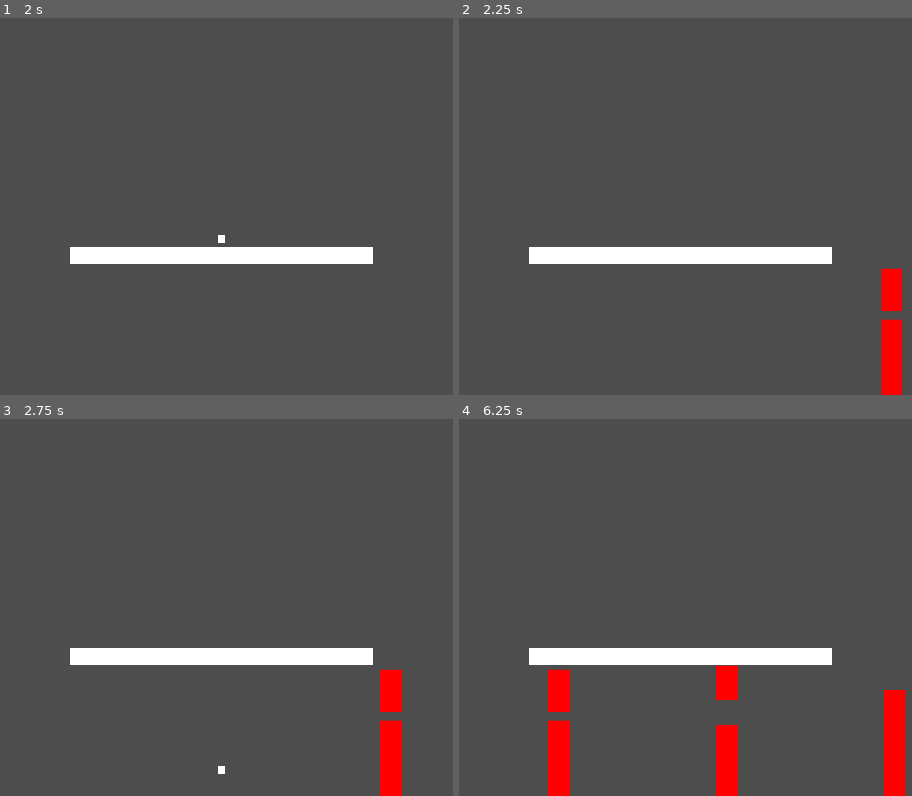
Above: before the commit, frames 1-4 (two rows, left to right).
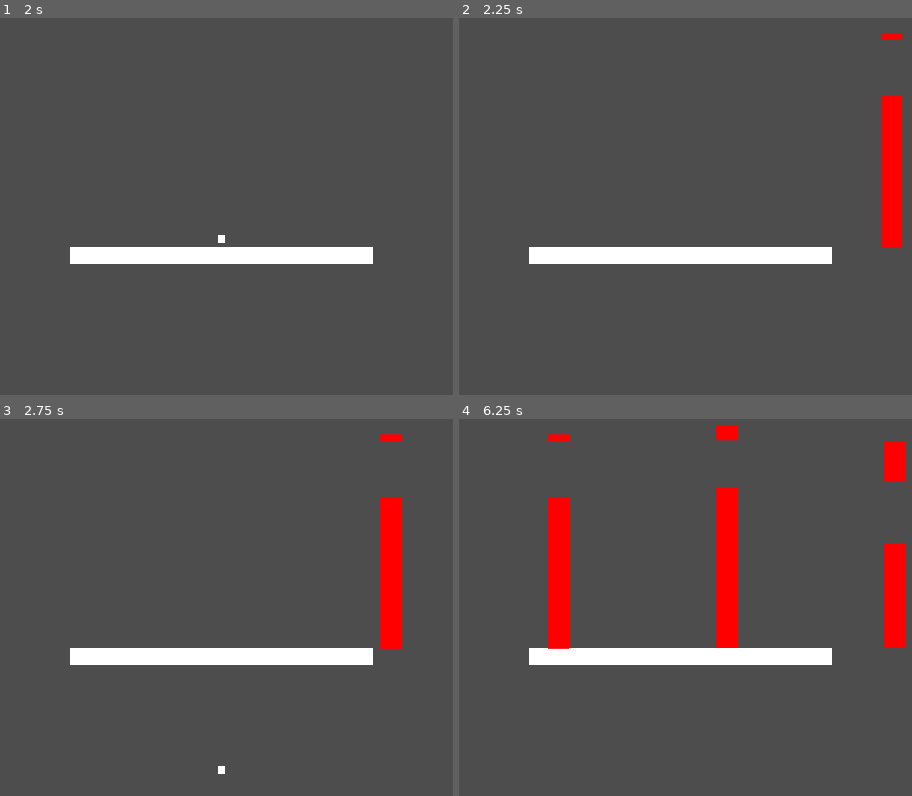
Above: after the commit, the same moments.

Repository: tmoss0/Flappy-Bird
Game: Godot game, scene res://level/game.tscn
Same seed, same stepped clock (60 frames per second), same inputs: the game is played once before the commit and once after it.
Inputs:
- Up to frame 1 (2 s): tap Enter at 0.5 s; tap Space (jump) at 0.77, 1.25, 1.52 s
- Up to frame 2 (2.25 s): tap Enter at 2 s
- Up to frame 3 (2.75 s): no input
- Up to frame 4 (6.25 s): tap Space (jump) at 3.02, 3.77, 4.52, 6.02 s

Frame 1 is identical in both runs. In frame 2, 3.6% of the frame differs, in the area x 92-98%, y 3-100%; in frame 3, 3.4%; in frame 4, 10%, in the area x 19-99%, y 1-100%.

Commit message:
Add signals, better wall generation

Diff:
--- a/character/character.gd
+++ b/character/character.gd
@@ -18,8 +18,12 @@
 		jump_timer = JUMP_COOLDOWN
 		print("JUMP")
 
+	for i in get_slide_collision_count():
+		var collision = get_slide_collision(i)
+		print("Character colliding with: ", collision.get_collider().name)
+
 	move_and_slide()
 
 func _on_platform_body_entered(body: Node2D) -> void:
 	if(body.name == "Character"):
-		print("Game over!")
+		print("Game over, collision with bottom platform!")
--- a/character/character.tscn
+++ b/character/character.tscn
@@ -1,20 +1,20 @@
-[gd_scene load_steps=3 format=3 uid="uid://bkbpongblajc4"]
+[gd_scene format=3 uid="uid://bkbpongblajc4"]
 
 [ext_resource type="Script" uid="uid://bq0xamrlsc0ed" path="res://character/character.gd" id="1_yf0e5"]
 
 [sub_resource type="RectangleShape2D" id="RectangleShape2D_yf0e5"]
 size = Vector2(20, 21)
 
-[node name="Character" type="CharacterBody2D"]
+[node name="Character" type="CharacterBody2D" unique_id=484542194]
 collision_mask = 2
 script = ExtResource("1_yf0e5")
 JUMP_VELOCITY = 0.0
 
-[node name="CollisionShape2D" type="CollisionShape2D" parent="."]
+[node name="CollisionShape2D" type="CollisionShape2D" parent="." unique_id=298960566]
 position = Vector2(0, 0.5)
 shape = SubResource("RectangleShape2D_yf0e5")
 
-[node name="ColorRect" type="ColorRect" parent="."]
+[node name="ColorRect" type="ColorRect" parent="." unique_id=1296941065]
 offset_left = -9.0
 offset_top = -9.0
 offset_right = 31.909313
--- a/level/game.gd
+++ b/level/game.gd
@@ -16,5 +16,11 @@
 	print("Wall spawned")
 	var wall = wall_scene.instantiate()
 	wall.position = wall_spawner.position
+	wall.wall_hit.connect(_on_wall_hit)
+
 	add_child(wall)
 	print("Wall added at ", wall.position)
+
+func _on_wall_hit():
+	print("Wall collision detected in game script!")
+	print("Game over, collision with wall!")
--- a/level/game.tscn
+++ b/level/game.tscn
@@ -1,22 +1,22 @@
-[gd_scene load_steps=4 format=3 uid="uid://m7jq3rsjcfwa"]
+[gd_scene format=3 uid="uid://m7jq3rsjcfwa"]
 
 [ext_resource type="Script" uid="uid://i20i7fnja5di" path="res://level/game.gd" id="1_bk1rt"]
 [ext_resource type="PackedScene" uid="uid://bkbpongblajc4" path="res://character/character.tscn" id="1_vu7ft"]
 [ext_resource type="PackedScene" uid="uid://tq8c0olq45ku" path="res://level/platform.tscn" id="2_hjeur"]
 
-[node name="Level" type="Node2D"]
+[node name="Level" type="Node2D" unique_id=1547793813]
 script = ExtResource("1_bk1rt")
 
-[node name="Character" parent="." instance=ExtResource("1_vu7ft")]
+[node name="Character" parent="." unique_id=1181129671 instance=ExtResource("1_vu7ft")]
 position = Vector2(0, -200)
 JUMP_VELOCITY = -400.0
 
-[node name="Camera2D" type="Camera2D" parent="."]
+[node name="Camera2D" type="Camera2D" parent="." unique_id=1321733738]
 position = Vector2(0, -185)
 
-[node name="Platform" parent="." instance=ExtResource("2_hjeur")]
+[node name="Platform" parent="." unique_id=813539717 instance=ExtResource("2_hjeur")]
 
-[node name="WallSpawner" type="Node2D" parent="."]
+[node name="WallSpawner" type="Node2D" parent="." unique_id=1016154243]
 unique_name_in_owner = true
 position = Vector2(553, 0)
 
--- a/level/walls.gd
+++ b/level/walls.gd
@@ -1,12 +1,17 @@
 extends Node2D
 
+signal wall_hit
+
 @export var debugging = true
-@export var delete_wall_position = -500
+@export var delete_wall_position = -500.0
 @export var wall_width := 200.0
 @export var gap_size := 150.0
+@export var wall_y_bottom_position := -100.0
+@export var wall_y_top_position := -500.0
 @export var wall_thickness := 50.0
 @export var screen_height := 600.0
 @export var scroll_speed := 200.0
+var half_gap = gap_size / 2
 
 func _ready() -> void:
 	print("Wall Create Function called")
@@ -19,60 +24,72 @@
 		queue_free()
 
 func create_wall() -> void:
-	# Top Gap
-	# Top bar + half of gap size to create top por
-	var half_gap = gap_size / 2
-	var min_gap_y = half_gap + 50
-	var max_gap_y = screen_height - half_gap - 50
-	var gap_center_y = randf_range(min_gap_y, max_gap_y)
+	var wall_gap_location = randf_range(wall_y_top_position, wall_y_bottom_position)
 	if(debugging):
-		print("Half Gap: ", half_gap)
-		print("Min Gap Y: ", min_gap_y)
-		print("Max Gap Y: ", max_gap_y)
-		print("Gap Center Y: ", gap_center_y)
+		print("Wall gap location: ", wall_gap_location)
+		print("Half gap: ", half_gap)
 
-	# Top wall section
-	var top_wall = StaticBody2D.new()
-	var top_collision = CollisionShape2D.new()
-	var top_shape = RectangleShape2D.new()
+	# Create bottom wall (from y=0 going up to gap start)
+	var bottom_wall_top = wall_gap_location + half_gap
+	var bottom_wall_height = abs(bottom_wall_top - 0)
+	var bottom_wall_position = Vector2(0, bottom_wall_top / 2)
+	if(debugging):
+		print("Bottom wall - Height: ", bottom_wall_height, " Position: ", bottom_wall_position, " Top: ", bottom_wall_top)
+	create_wall_segment(bottom_wall_height, bottom_wall_position)
 
-	var top_height = gap_center_y - half_gap
-	var top_y_position = top_height / 2
-	top_shape.size = Vector2(wall_thickness, top_height)
-	top_collision.shape = top_shape
-	top_collision.position = Vector2(0, top_y_position)
+	# Create top wall (from gap end going up to wall_y_top_position)
+	var top_wall_bottom = wall_gap_location - half_gap
+	var top_wall_height = abs(wall_y_top_position - top_wall_bottom)
+	var top_wall_position = Vector2(0, (top_wall_bottom + wall_y_top_position) / 2)
 	if(debugging):
-		print("Top Height: ", top_height)
-		print("Top Y Position: ", top_y_position)
+		print("Top wall - Height: ", top_wall_height, " Position: ", top_wall_position, " Bottom: ", top_wall_bottom)
+	create_wall_segment(top_wall_height, top_wall_position)
 
-	top_wall.add_child(top_collision)
-	add_child(top_wall)
+func create_wall_segment(height: float, wall_position: Vector2) -> void:
+	var wall = generate_wall()
+	var size = Vector2(wall_thickness, height)
 
-	# Bottom wall section
-	var bottom_wall = StaticBody2D.new()
-	var bottom_collision = CollisionShape2D.new()
-	var bottom_shape = RectangleShape2D.new()
+	# Set the wall's position
+	wall.position = wall_position
 
-	var bottom_start_y = gap_center_y + half_gap
-	var bottom_height = screen_height - bottom_start_y
-	var bottom_y_position = bottom_start_y + (bottom_height / 2)
-	bottom_shape.size = Vector2(wall_thickness, bottom_height)
-	bottom_collision.shape = bottom_shape
-	bottom_collision.position = Vector2(0, bottom_y_position)
+	# Set collision shape size
+	var collision = wall.get_child(0) as CollisionShape2D
+	(collision.shape as RectangleShape2D).size = size
+
 	if(debugging):
-		print("Top Height: ", bottom_start_y)
-		print("Top Y Position", bottom_height)
-		print("Bottom Position Y", bottom_y_position)
+		var result = wall.body_entered.connect(_on_wall_body_entered)
+		print("Signal connection result: ", result, " (0 = OK)")
+		print("Wall Area2D position: ", wall.global_position)
+		print("Collision shape size: ", (collision.shape as RectangleShape2D).size)
 
-	bottom_wall.add_child(bottom_collision)
-	add_child(bottom_wall)
+	add_visual(wall, size)
+	add_child(wall)
 
-	add_visual(top_wall, Vector2(wall_thickness, top_height), Vector2(0, top_height))
-	add_visual(bottom_wall, Vector2(wall_thickness, bottom_height), Vector2(0, bottom_height))
+func generate_wall() -> Node2D:
+	var wall = Area2D.new()
+	var collision = CollisionShape2D.new()
+	var shape = RectangleShape2D.new()
 
-func add_visual(parent: Node2D, size: Vector2, pos: Vector2) -> void:
+	collision.shape = shape
+	wall.add_child(collision)
+
+	wall.collision_layer = 2
+	wall.collision_mask = 1
+
+	if(debugging):
+		print("Wall created - Layer: ", wall.collision_layer, " Mask: ", wall.collision_mask)
+
+	return wall
+
+func add_visual(parent: Node2D, size: Vector2, visual_position = Vector2.ZERO) -> void:
 	var visual = ColorRect.new()
 	visual.size = size
-	visual.position = pos - (size / 2)
+	visual.position = visual_position - (size / 2)
 	visual.color = Color.RED
 	parent.add_child(visual)
+
+func _on_wall_body_entered(body: Node2D) -> void:
+	if(debugging):
+		print("!!! COLLISION DETECTED !!! Body: ", body.name, " Type: ", body.get_class())
+	if(body.name == "Character"):
+		wall_hit.emit()
--- a/level/walls.tscn
+++ b/level/walls.tscn
@@ -1,6 +1,6 @@
-[gd_scene load_steps=2 format=3 uid="uid://li5nlgrkwwm6"]
+[gd_scene format=3 uid="uid://li5nlgrkwwm6"]
 
 [ext_resource type="Script" uid="uid://b2wffm1viyu7a" path="res://level/walls.gd" id="1_1lya3"]
 
-[node name="Walls" type="Node2D"]
+[node name="Walls" type="Node2D" unique_id=668462462]
 script = ExtResource("1_1lya3")
--- a/project.godot
+++ b/project.godot
@@ -8,11 +8,15 @@
 
 config_version=5
 
+[animation]
+
+compatibility/default_parent_skeleton_in_mesh_instance_3d=true
+
 [application]
 
 config/name="Flappy Bird"
 run/main_scene="uid://m7jq3rsjcfwa"
-config/features=PackedStringArray("4.5", "Forward Plus")
+config/features=PackedStringArray("4.6", "Forward Plus")
 config/icon="res://icon.svg"
 
 [display]
